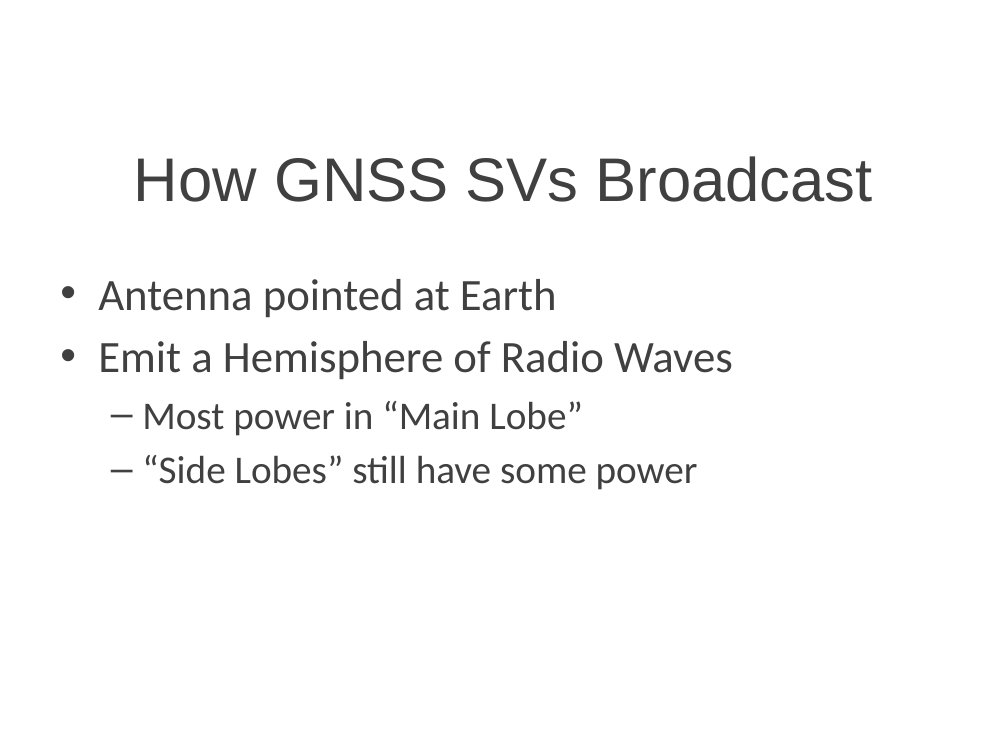
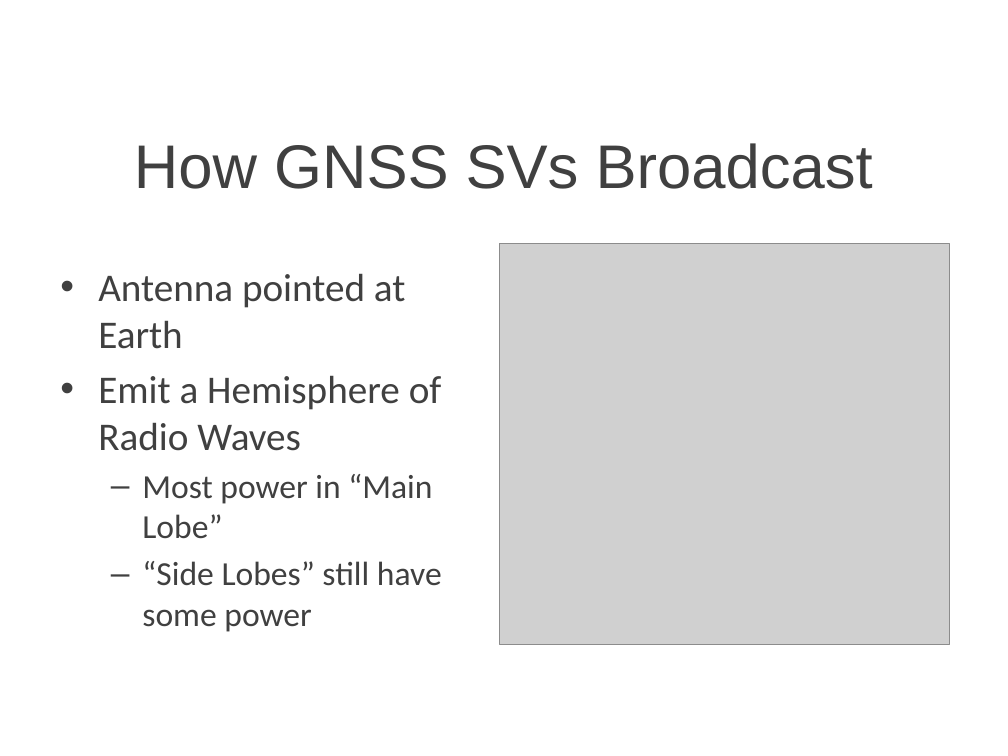
Before and after one commit to cullenself/ExtendedGNSS, a slide deck: slide 3 of Report/Extended GNSS.pptx. Drawn at 1008x756 pixels with LibreOffice and Linux fonts; fonts in the diff are those of the drawing; grey boxes stand for pictures; background and template pictures are left out. Boxes give left, top, right and bottom in pixels: in the first picture for what was removed or moved away, otherwise in the second. Text is boxed around its words. In the diff, an @@ line names an element or a change of style, - is before the commit and + after.

Commit message:
Reorganized data scripts, setup single sat test

```diff
--- a/Report/Extended GNSS.pptx
+++ b/Report/Extended GNSS.pptx
@@ title "How GNSS SVs Broadcast": place and size @@
-title "How GNSS SVs Broadcast" at (134, 156, 873, 202)
+title "How GNSS SVs Broadcast" at (134, 143, 873, 189)
@@ text "Antenna pointed at Earth" at (98, 273, 442, 632): size 32 to 28 pt in "Antenna pointed at Earth", "Emit a Hemisphere of Radio Waves"; size 28 to 24 pt in "Most power in “Main Lobe”", "“Side Lobes” still have some power" @@
@@ picture added at (500, 244, 950, 645) @@
```
